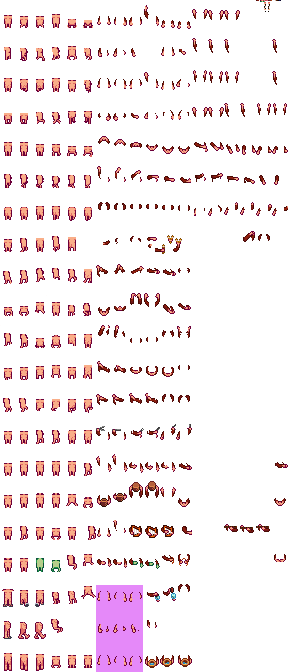
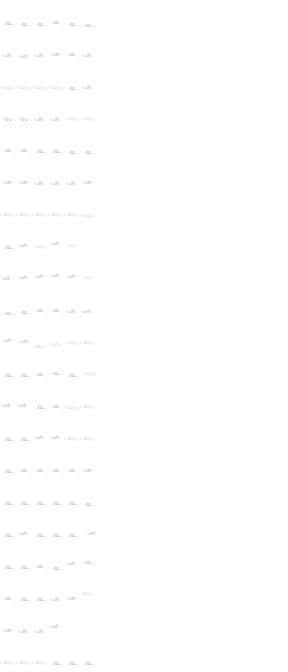
Layer changes from the first 288 x 672 image to the second:
showed group "naked" (8 layers) over [0, 15, 97, 667]
added layer "steam" in group "naked" over [0, 20, 97, 667]
hid "Layer 4" over [97, 591, 142, 666]
hid "Color Fill 4" over [96, 585, 143, 672]
hid "arms" (3rd of 3) over [96, 0, 288, 668]
hid "Toned Body" over [0, 14, 116, 671]
hid "body" (2nd of 2) over [0, 14, 116, 671]
hid "Eyes and Colours" over [256, 0, 281, 12]
